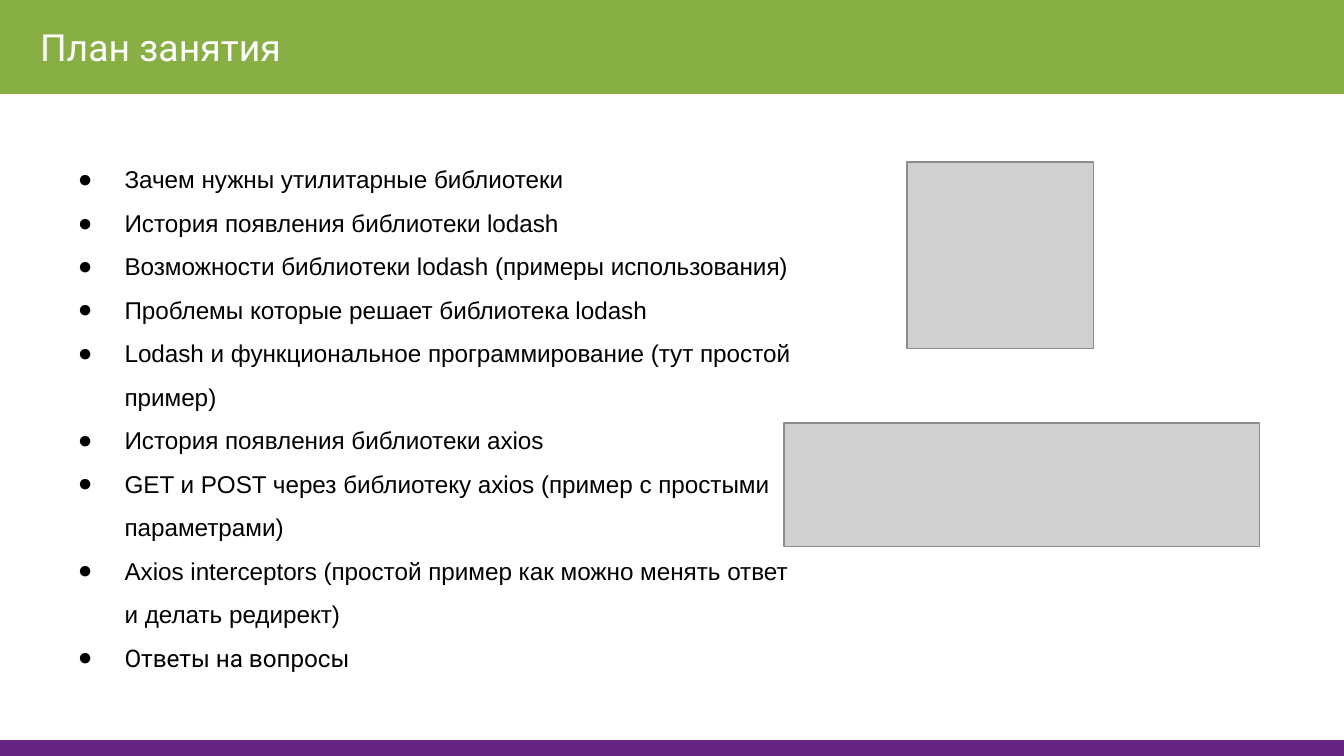
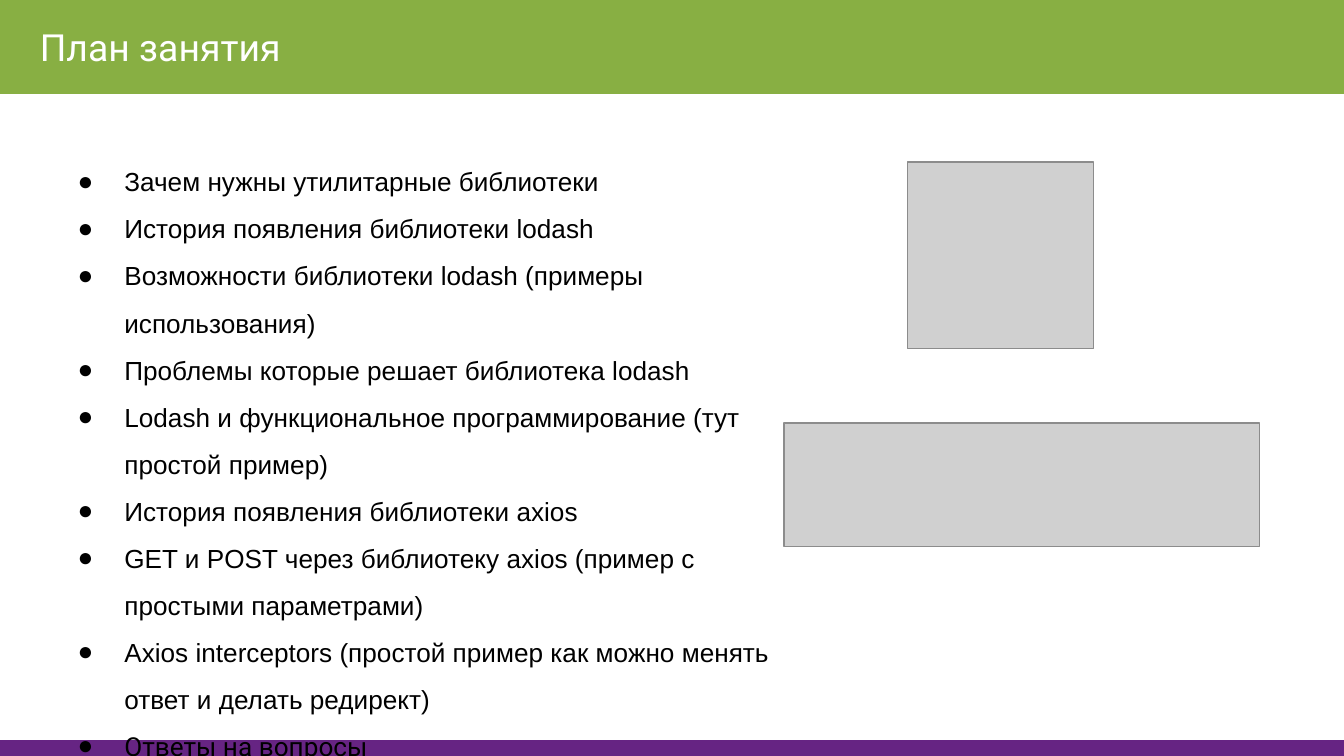
Before and after one commit to AVVlasov/javascript-junior, a slide deck: slide 3 of 2019/IV. Утилитарные библиотеки/2.1 Lodash/Lodash.pptx. Drawn at 1344x756 pixels with LibreOffice and Linux fonts; fonts in the diff are those of the drawing; grey boxes stand for pictures. Boxes give left, top, right and bottom in pixels: in the first picture for what was removed or moved away, otherwise in the second. Text is boxed around its words. In the diff, an @@ line names an element or a change of style, - is before the commit and + after.

Commit message:
добавлен конспект и Axios

```diff
--- a/2019/IV. Утилитарные библиотеки/2.1 Lodash/Lodash.pptx
+++ b/2019/IV. Утилитарные библиотеки/2.1 Lodash/Lodash.pptx
@@ text "Зачем нужны утилитарные библиотеки" at [124, 172, 769, 715]: size 12.9 to 14 pt @@
@@ rectangle at [0, 741, 1344, 755]: outline #662483 0.75 pt to #662483 0.74 pt @@
```
Also in this commit, not shown: 2 other slides changed, 8 slides added, 1 other file.
